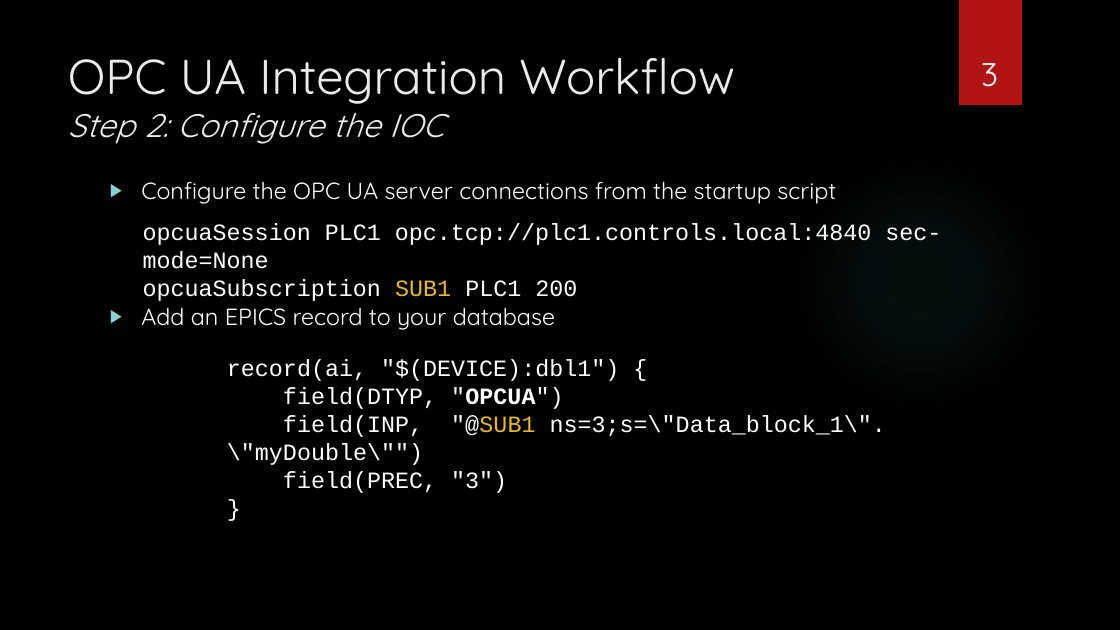
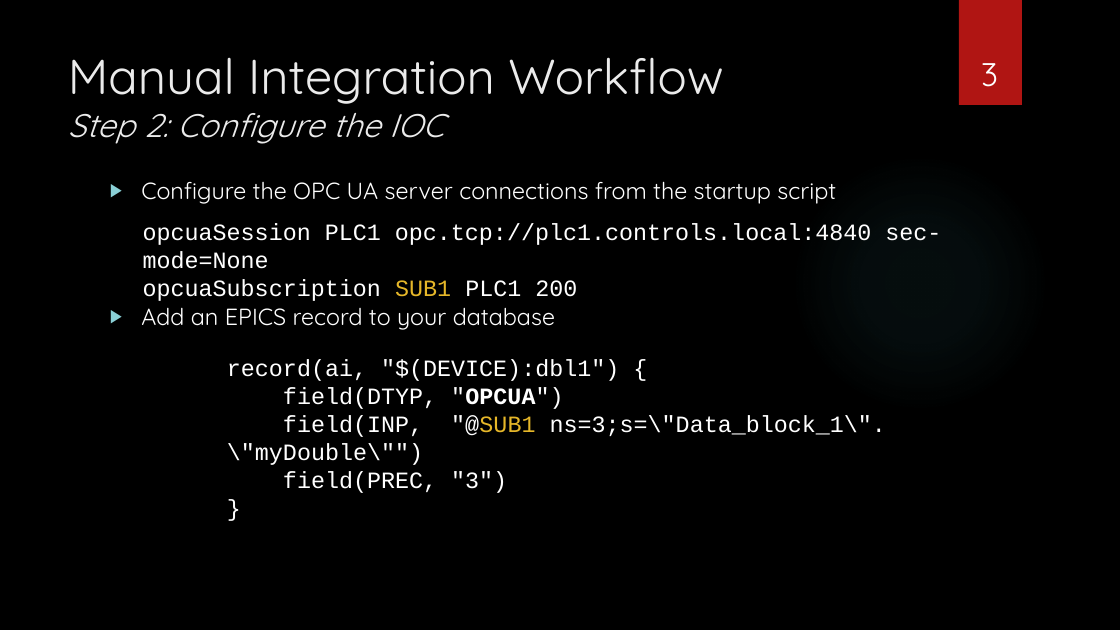
Before and after one commit to epics-training/opcua-support, a slide deck: slide 3 of presentations/OPC UA Device Support - Hands-On.pptx. Drawn at 1120x630 pixels with LibreOffice and Linux fonts; fonts in the diff are those of the drawing; background and template pictures are left out. Boxes give left, top, right and bottom in pixels: in the first picture for what was removed or moved away, otherwise in the second. Text is boxed around its words. In the diff, an @@ line names an element or a change of style, - is before the commit and + after.

```diff
--- a/presentations/OPC UA Device Support - Hands-On.pptx
+++ b/presentations/OPC UA Device Support - Hands-On.pptx
@@ title at [68,57,723,144]: text changed @@
-OPC UA Integration Workflow
-Step 2: Configure the IOC
+Manual Integration Workflow
+Step 2: Configure the IOC
```
Also in this commit, not shown: 3 other slides changed, 1 other file.
